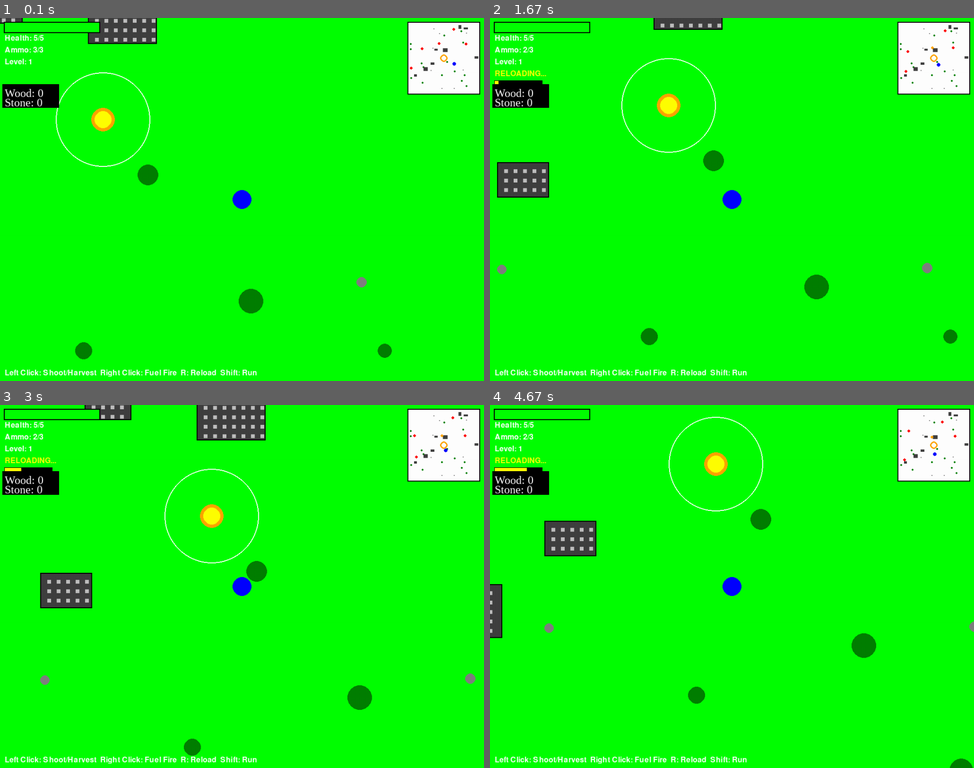
Above: before the commit, frames 1-4 (two rows, left to right).
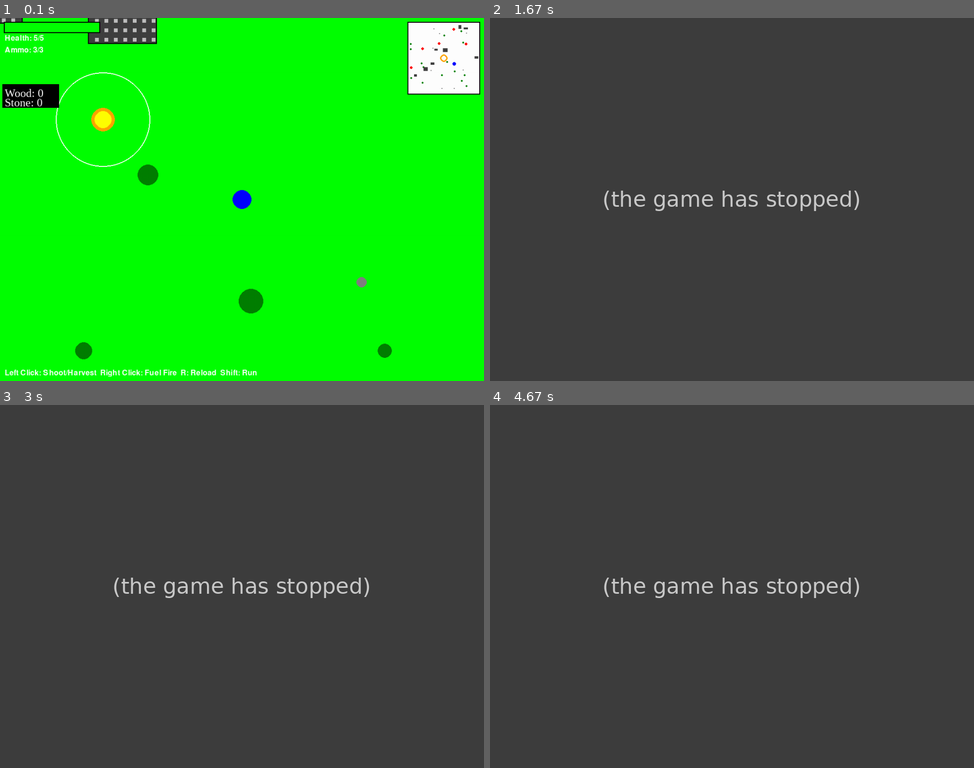
Above: after the commit, the same moments.

Repository: kold027/Pygame
Game: pygame game, started from game.py
The game is run twice, just before and just after one commit, with the same random seed, the same clock (stepped at 60 frames per second) and the same inputs.
Inputs (mouse positions are in pixels of both pictures, inside the frame that each line leads up to):
- Up to frame 1 (0.1 s): no input
- Up to frame 2 (1.67 s): click (509, 61) at 0.38 s, where only the run before the commit has a clickable "Level: 1"; hold Left 0.67-1.2 s; tap R at 1.23 s; hold Down from 1.57 s (still down)
- Up to frame 3 (3 s): release Down at 1.87 s; hold Left 1.9-2.3 s; hold Up 2.33-2.7 s; hold Right from 2.73 s (still down)
- Up to frame 4 (4.67 s): release Right at 3.37 s; hold Down 3.4-3.77 s; hold Left 3.8-4.27 s; hold Right from 4.3 s (still down)

The runs differ from the first frame. In frame 1, less than 0.1% of the frame differs, in the area x 1-88%, y 8-15%; in frame 2, 99%; in frame 3, 98%; in frame 4, 99%, in the area x 0-100%, y 0-100%.
Error after the commit: AttributeError: 'Player' object has no attribute 'reload' (game.py line 627); the game stopped at 1.23 s (later frames are placeholders)

Commit message:
hello world

Diff:
--- a/game.py
+++ b/game.py
@@ -56,7 +56,6 @@
         self.reload_time = 300
         self.shoot_cooldown = 0
         self.shoot_delay = 10
-        self.level = 1
         # New survival features
         self.run = False
         self.wood = 0
@@ -102,11 +101,6 @@
         if self.shoot_cooldown > 0:
             self.shoot_cooldown -= 1
 
-        if self.is_reloading:
-            self.reload_timer -= 1
-            if self.reload_timer <= 0:
-                self.current_ammo = self.magazine_size
-                self.is_reloading = False
 
     def check_terrain_collision(self, terrain):
         # Check trees (only if they have size > 0)
@@ -151,28 +145,15 @@
             self.health = max(0, self.health)
 
     def can_shoot(self):
-        return not self.is_reloading and self.current_ammo > 0 and self.shoot_cooldown <= 0
+        return self.stones > 0 and self.shoot_cooldown <= 0
 
     def shoot(self):
         if self.can_shoot():
-            self.current_ammo -= 1
+            self.stones -= 1
             self.shoot_cooldown = self.shoot_delay
-
-            if self.current_ammo == 0:
-                self.reload()
 
             return True
         return False
-
-    def reload(self):
-        if not self.is_reloading and self.current_ammo < self.magazine_size:
-            self.is_reloading = True
-            self.reload_timer = self.reload_time
-
-    def level_up(self):
-        self.level += 1
-        self.magazine_size += 2
-        self.current_ammo = self.magazine_size
 
     def draw(self, screen, camera):
         screen_x = self.x - camera.x
@@ -190,7 +171,7 @@
         self.x = x
         self.y = y
         self.size = 15
-        self.speed = 1.5 + (wave - 1) * 0.3
+        self.speed = 1
         self.color = RED
         self.direction_x = random.choice([-1, 1])
         self.direction_y = random.choice([-1, 1])
@@ -453,7 +434,7 @@
             screen_x = self.x - camera.x
             screen_y = self.y - camera.y
             if 0 <= screen_x <= SCREEN_WIDTH and 0 <= screen_y <= SCREEN_HEIGHT:
-                pygame.draw.circle(screen, YELLOW, (int(screen_x), int(screen_y)), self.size)
+                pygame.draw.circle(screen, DARK_GRAY, (int(screen_x), int(screen_y)), self.size)
 
 
 class Inventory:
@@ -548,23 +529,12 @@
     ammo_text = small_font.render(f"Ammo: {player.current_ammo}/{player.magazine_size}", True, ammo_color)
     screen.blit(ammo_text, (10, 60))
 
-    level_text = small_font.render(f"Level: {player.level}", True, WHITE)
-    screen.blit(level_text, (10, 85))
 
     # Show controls
     controls_text = small_font.render("Left Click: Shoot/Harvest  Right Click: Fuel Fire  R: Reload  Shift: Run", True,
                                       WHITE)
     screen.blit(controls_text, (10, SCREEN_HEIGHT - 25))
 
-    if player.is_reloading:
-        reload_progress = 1 - (player.reload_timer / player.reload_time)
-        reload_text = small_font.render("RELOADING...", True, YELLOW)
-        screen.blit(reload_text, (10, 110))
-
-        reload_bar_width = 100
-        reload_bar_height = 8
-        pygame.draw.rect(screen, BLACK, (9, 132, reload_bar_width + 2, reload_bar_height + 2))
-        pygame.draw.rect(screen, YELLOW, (10, 133, int(reload_bar_width * reload_progress), reload_bar_height))
 
 
 def spawn_wave(wave_number, terrain):
@@ -627,8 +597,6 @@
 
     current_wave = 1
     zombies = spawn_wave(current_wave, terrain)
-    wave_complete = False
-    wave_complete_timer = 0
 
     running = True
     while running:
@@ -674,19 +642,6 @@
         player.update(keys, terrain)
         camera.update(player.x, player.y)
 
-        # Wave management
-        if len(zombies) == 0 and not wave_complete:
-            wave_complete = True
-            wave_complete_timer = 120
-
-        if wave_complete:
-            wave_complete_timer -= 1
-            if wave_complete_timer <= 0:
-                current_wave += 1
-                player.level_up()
-                zombies = spawn_wave(current_wave, terrain)
-                wave_complete = False
-
         # Update projectiles
         for projectile in projectiles[:]:
             projectile.update()
@@ -724,16 +679,6 @@
         draw_ui(screen, player, current_wave)
         inventory.draw()
 
-        if wave_complete:
-            font = pygame.font.Font(None, 48)
-            complete_text = font.render(f"Wave {current_wave - 1} Complete!", True, YELLOW)
-            text_rect = complete_text.get_rect(center=(SCREEN_WIDTH // 2, SCREEN_HEIGHT // 2))
-            screen.blit(complete_text, text_rect)
-
-            next_wave_text = font.render(f"Preparing Wave {current_wave}...", True, ORANGE)
-            next_rect = next_wave_text.get_rect(center=(SCREEN_WIDTH // 2, SCREEN_HEIGHT // 2 + 60))
-            screen.blit(next_wave_text, next_rect)
-
         pygame.display.flip()
         clock.tick(60)
 
--- a/game1.py
+++ b/game1.py
@@ -53,7 +53,9 @@
         self.reload_time = 300
         self.shoot_cooldown = 0
         self.shoot_delay = 10
-        self.level = 1
+        self.run = False
+        self.wood = 0
+        self.stones = 0
 
     def update(self, keys, terrain):
         old_x, old_y = self.x, self.y
@@ -67,6 +69,16 @@
             new_x -= self.speed
         if keys[pygame.K_d] or keys[pygame.K_RIGHT]:
             new_x += self.speed
+        if keys[pygame.K_LSHIFT]:
+            self.run = True
+        else:
+            self.run = False
+
+        if self.run == True:
+            self.speed = 10
+        else:
+            self.speed = 5
+
 
         # Try moving on X axis only
         self.x = new_x
@@ -93,16 +105,19 @@
                 self.current_ammo = self.magazine_size
                 self.is_reloading = False
 
-    def check_terrain_collision(self, terrain):
+    def check_terrain_collision(self, terrain, player):
         for tree in terrain.trees:
-            distance = math.sqrt((self.x - tree['x'])**2 + (self.y - tree['y'])**2)
-            if distance < self.size + tree['size']:
-                return True
+            if ((self.x-tree['x'])**2+(self.y-tree['y'])**2) < (tree['size']+(self.size))**2:
+                self.x = player.old_x
+                self.y = player.old_y
 
         for rock in terrain.rocks:
-            distance = math.sqrt((self.x - rock['x'])**2 + (self.y - rock['y'])**2)
-            if distance < self.size + rock['size']:
-                return True
+            if ((self.x-rock['x'])**2+(self.y-rock['y'])**2) < (rock['size']+(self.size))**2:
+                self.x = player.old_x
+                self.y = player.old_y
+
+        if ((self.x-(WORLD_WIDTH/2))**2+(self.y-(WORLD_HEIGHT/2))**2) < (terrain.fire_size+(self.size))**2:
+            self.x = player.old_x
 
         for building in terrain.buildings:
             # Check collision with rectangular building
